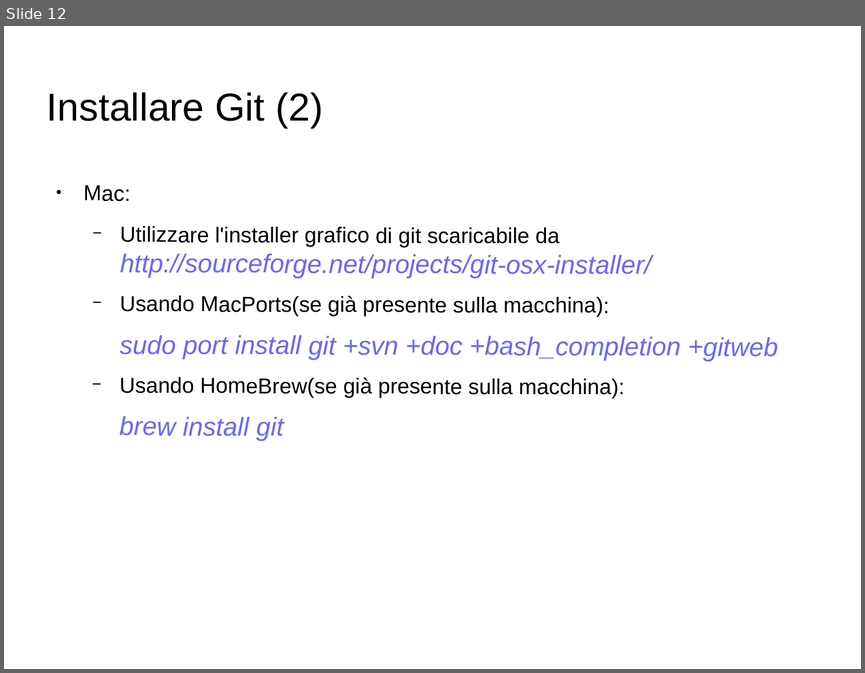
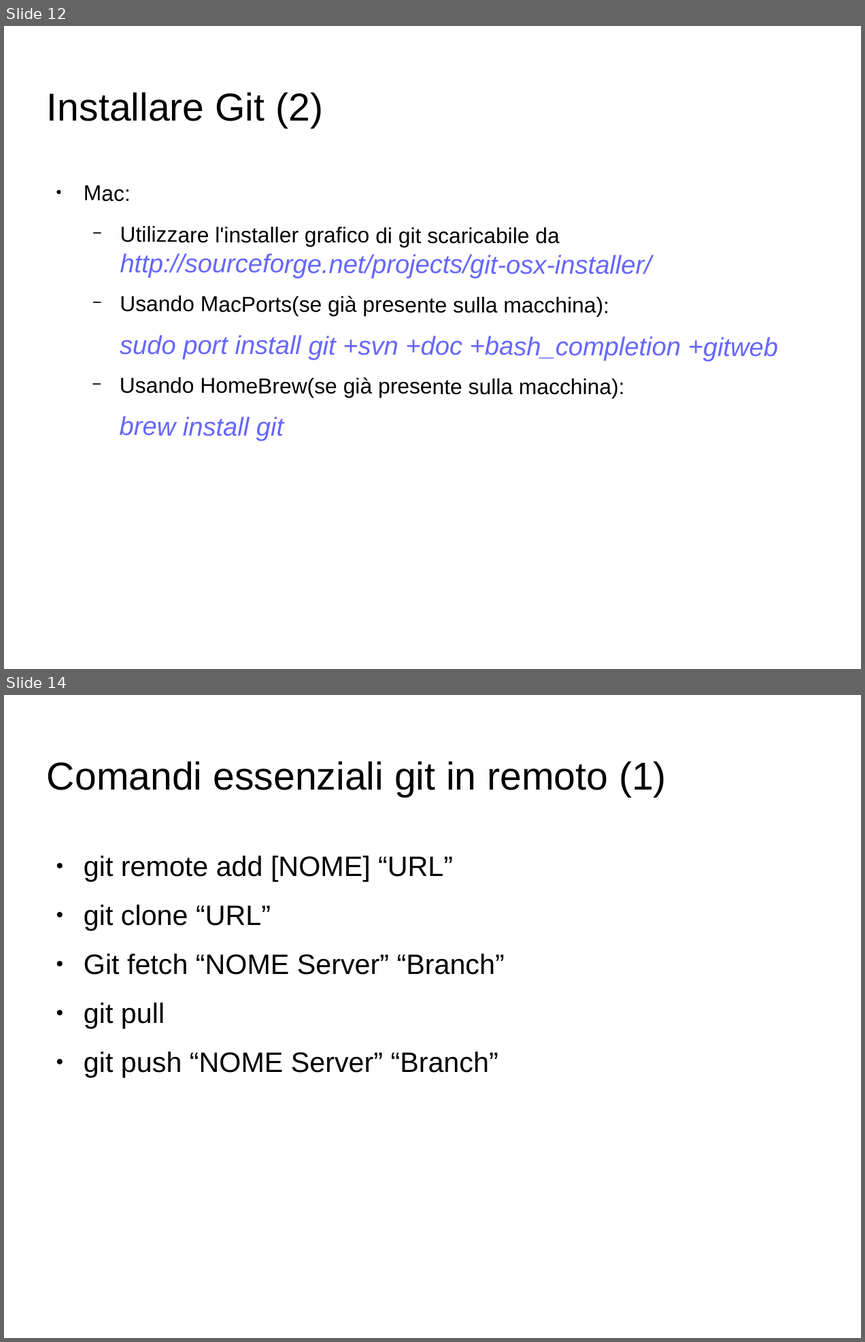
Before and after one commit to GioeleCicchini/Git-Presentation, a slide deck: presentazione git.odp. Shown one above the other, each under a label of ours: slide 12 before the commit, slides 12 and 14 after it; the slides between them are not shown. The pictures are 865x673 and 865x1342 pixels, drawn with LibreOffice and Linux fonts; fonts in the diff are those of the drawing; background and template pictures are left out. Boxes give left, top, right and bottom in pixels: in the first picture for what was removed or moved away, otherwise in the second. Text is boxed around its words. In the diff, an @@ line names an element or a change of style, - is before the commit and + after.

```diff
--- a/presentazione git.odp
+++ b/presentazione git.odp
@@ slide 14 added at bbox=[4, 695, 861, 1338], background picture (left out) @@
@@ title added at bbox=[47, 761, 666, 797], 36 pt, text #000000 @@
+Comandi essenziali git in remoto (1)
@@ text added at bbox=[84, 855, 504, 1077], 26 pt, text #000000 @@
+● git remote add [NOME] “URL”
+● git clone “URL”
+● Git fetch “NOME Server” “Branch”
+● git pull
+● git push “NOME Server” “Branch”
```
Also in this commit, not shown: 1 other slide added, 1 other file.
